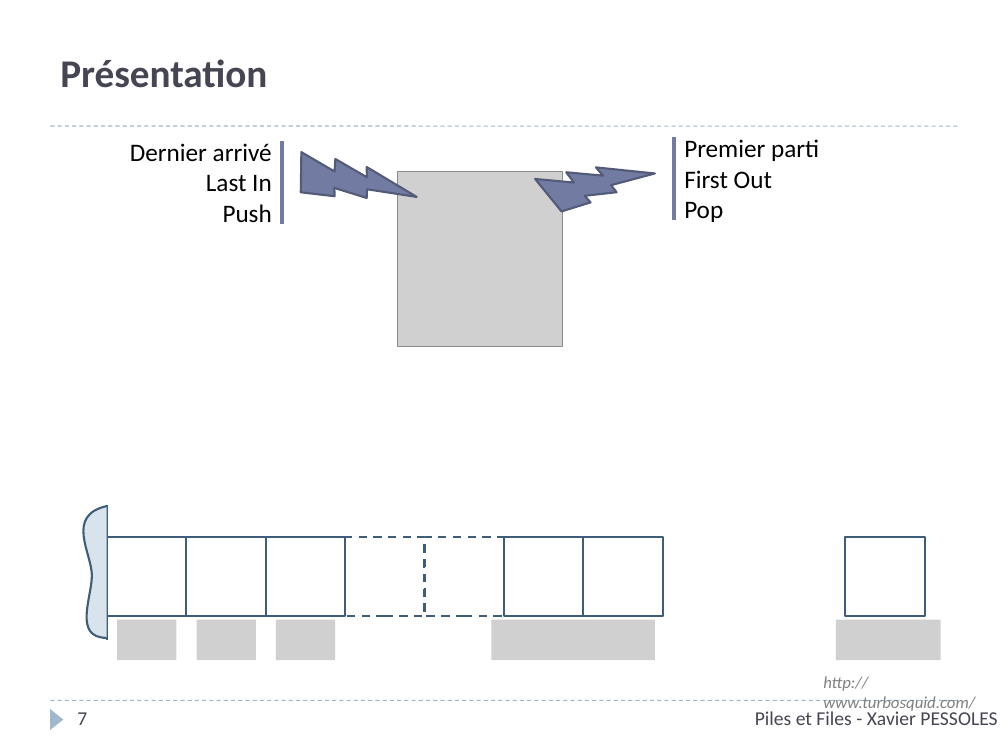
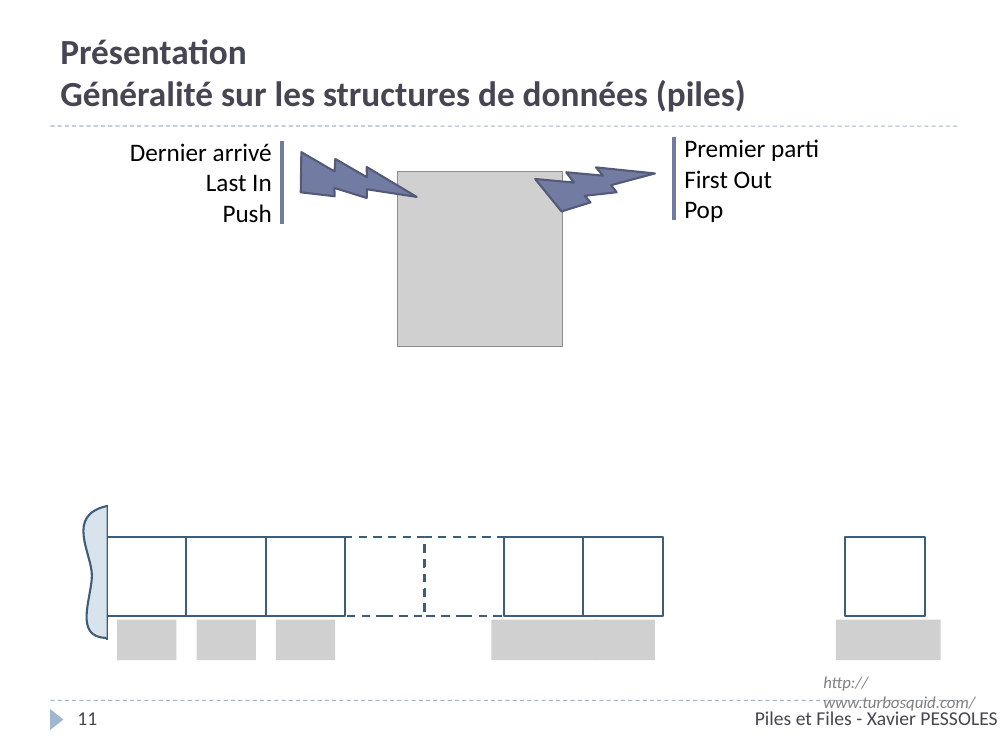
Before and after one commit to xpessoles/Informatique, a slide deck: slide 11 of P_05_AlgorithmiqueProgrammation/02_Piles/P_05_02_Piles_Cours_PPT.pptx (slide 7 before the commit). Drawn at 1008x756 pixels with LibreOffice and Linux fonts; fonts in the diff are those of the drawing; grey boxes stand for pictures; background and template pictures are left out. Boxes give left, top, right and bottom in pixels: in the first picture for what was removed or moved away, otherwise in the second. Text is boxed around its words. In the diff, an @@ line names an element or a change of style, - is before the commit and + after.

```diff
--- a/P_05_AlgorithmiqueProgrammation/02_Piles/P_05_02_Piles_Cours_PPT.pptx
+++ b/P_05_AlgorithmiqueProgrammation/02_Piles/P_05_02_Piles_Cours_PPT.pptx
@@ title at bbox=[60, 39, 746, 112]: text changed; size 28 to 25.2 pt @@
-Présentation
+Présentation
+Généralité sur les structures de données (piles)
@@ page number at bbox=[77, 712, 97, 725]: text changed @@
-7
+11
```
Also in this commit, not shown: 5 other slides changed, 12 slides added, 2 slides removed.
